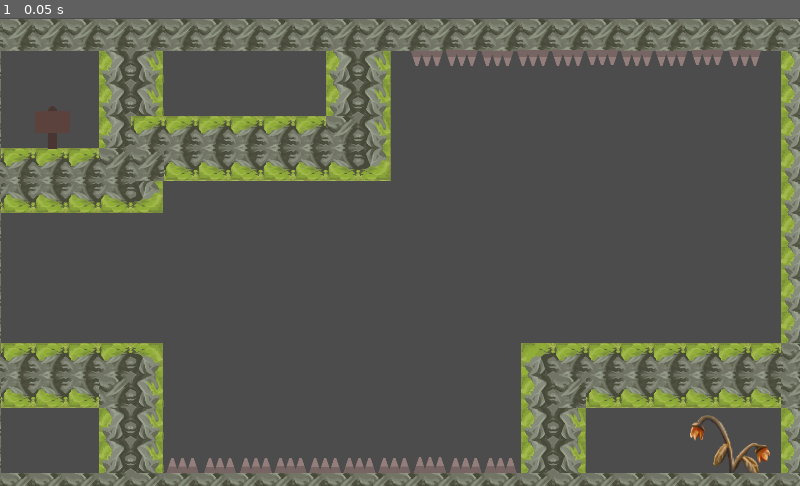
Above: before the commit, frame 1.
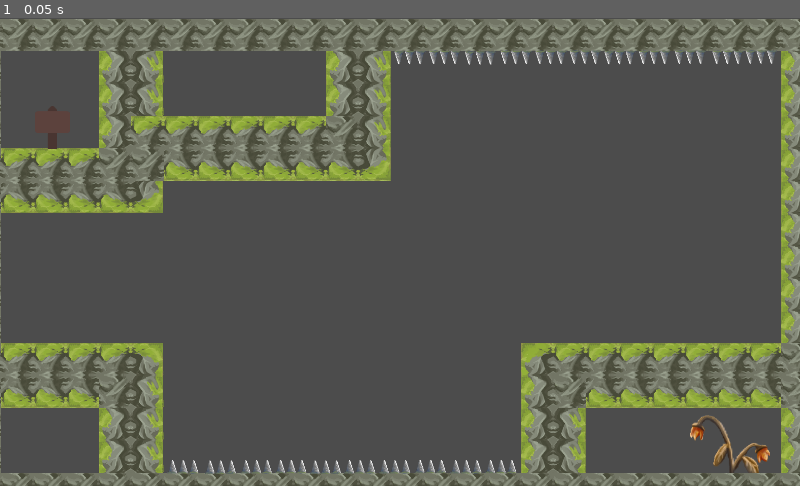
Above: after the commit, the same moment.

Repository: onsetsu/GameJam6
Game: Godot game, scene res://Scenes/Level5.tscn
The game is run twice, just before and just after one commit, with the same random seed, the same clock (stepped at 60 frames per second) and the same inputs. This scene is started directly instead of the project's main scene.
Inputs:
- Up to frame 1 (0.05 s): no input

The runs differ from the first frame. In frame 1, 1.8% of the frame differs, in the area x 20-97%, y 6-98%.

Commit message:
jb

Diff:
--- a/GameOneButton/Scenes/Area2D.tscn
+++ b/GameOneButton/Scenes/Area2D.tscn
@@ -1,14 +1,16 @@
 [gd_scene load_steps=3 format=2]
 
 [ext_resource path="res://Scripts/Area2D.gd" type="Script" id=1]
-[ext_resource path="res://Sprites/abstract-platformer-370-assets/PNG/Other/spikesHigh.png" type="Texture" id=2]
+[ext_resource path="res://Sprites/OneButtonSprites/tiles/spikesMetal.png" type="Texture" id=2]
 
 [node name="Area2D" type="Area2D"]
 position = Vector2( 3.48376, 691.176 )
+scale = Vector2( 1.2, 1.6 )
 script = ExtResource( 1 )
 
 [node name="CollisionPolygon2D" type="CollisionPolygon2D" parent="."]
-polygon = PoolVector2Array( -31.2913, 14.6439, -21.7887, -14.7277, -17.2965, -14.555, -10.04, 6.86908, -2.09235, -14.0366, 1.70869, -14.0366, 9.8291, 7.04186, 17.4312, -14.3822, 21.7505, -14.555, 30.9076, 14.2984 )
+position = Vector2( -0.827427, 16.0757 )
+polygon = PoolVector2Array( -31.2913, 14.6439, -22.1078, -10.1782, -19.6255, -10.5328, -10.6273, 13.1013, -0.712825, -10.2963, 1.41485, -10.6509, 11.2258, 14.6447, 19.9729, -11.0056, 22.4552, -10.7692, 30.9076, 14.2984, -10.6273, 14.245 )
 
 [node name="Sprite" type="Sprite" parent="."]
 texture = ExtResource( 2 )
--- a/GameOneButton/Scenes/Level2.tscn
+++ b/GameOneButton/Scenes/Level2.tscn
@@ -314,4 +314,4 @@
 position = Vector2( 143.085, 556.414 )
 
 [node name="Area2D" parent="." instance=ExtResource( 5 )]
-position = Vector2( 582.745, 568.338 )
+position = Vector2( 585.931, 546.834 )
--- a/GameOneButton/Scenes/Level4.tscn
+++ b/GameOneButton/Scenes/Level4.tscn
@@ -34,6 +34,30 @@
 points = PoolVector2Array( 0, 0, 64, 0, 64, 64, 0, 64 )
 
 [sub_resource type="ConvexPolygonShape2D" id=10]
+points = PoolVector2Array( 0, 0, 64, 0, 64, 64, 0, 64 )
+
+[sub_resource type="ConvexPolygonShape2D" id=18]
+points = PoolVector2Array( 0, 0, 64, 0, 64, 64, 0, 64 )
+
+[sub_resource type="ConvexPolygonShape2D" id=19]
+points = PoolVector2Array( 0, 0, 64, 0, 64, 64, 0, 64 )
+
+[sub_resource type="ConvexPolygonShape2D" id=20]
+points = PoolVector2Array( 0, 0, 64, 0, 64, 64, 0, 64 )
+
+[sub_resource type="ConvexPolygonShape2D" id=21]
+points = PoolVector2Array( 0, 0, 64, 0, 64, 64, 0, 64 )
+
+[sub_resource type="ConvexPolygonShape2D" id=22]
+points = PoolVector2Array( 0, 0, 64, 0, 64, 64, 0, 64 )
+
+[sub_resource type="ConvexPolygonShape2D" id=23]
+points = PoolVector2Array( 0, 0, 64, 0, 64, 64, 0, 64 )
+
+[sub_resource type="ConvexPolygonShape2D" id=24]
+points = PoolVector2Array( 0, 0, 64, 0, 64, 64, 0, 64 )
+
+[sub_resource type="ConvexPolygonShape2D" id=25]
 points = PoolVector2Array( 0, 0, 64, 0, 64, 64, 0, 64 )
 
 [sub_resource type="ConvexPolygonShape2D" id=11]
@@ -375,7 +399,13 @@
 25/tile_mode = 0
 25/occluder_offset = Vector2( 0, 0 )
 25/navigation_offset = Vector2( 0, 0 )
-25/shapes = [  ]
+25/shapes = [ {
+"autotile_coord": Vector2( 0, 0 ),
+"one_way": false,
+"one_way_margin": 1.0,
+"shape": SubResource( 18 ),
+"shape_transform": Transform2D( 1, 0, 0, 1, 0, 0 )
+} ]
 25/z_index = 0
 26/name = "tilesheet_complete.png 26"
 26/texture = ExtResource( 2 )
@@ -385,7 +415,13 @@
 26/tile_mode = 0
 26/occluder_offset = Vector2( 0, 0 )
 26/navigation_offset = Vector2( 0, 0 )
-26/shapes = [  ]
+26/shapes = [ {
+"autotile_coord": Vector2( 0, 0 ),
+"one_way": false,
+"one_way_margin": 1.0,
+"shape": SubResource( 19 ),
+"shape_transform": Transform2D( 1, 0, 0, 1, 0, 0 )
+} ]
 26/z_index = 0
 27/name = "tilesheet_complete.png 27"
 27/texture = ExtResource( 2 )
@@ -395,7 +431,13 @@
 27/tile_mode = 0
 27/occluder_offset = Vector2( 0, 0 )
 27/navigation_offset = Vector2( 0, 0 )
-27/shapes = [  ]
+27/shapes = [ {
+"autotile_coord": Vector2( 0, 0 ),
+"one_way": false,
+"one_way_margin": 1.0,
+"shape": SubResource( 20 ),
+"shape_transform": Transform2D( 1, 0, 0, 1, 0, 0 )
+} ]
 27/z_index = 0
 28/name = "tilesheet_complete.png 28"
 28/texture = ExtResource( 2 )
@@ -405,7 +447,13 @@
 28/tile_mode = 0
 28/occluder_offset = Vector2( 0, 0 )
 28/navigation_offset = Vector2( 0, 0 )
-28/shapes = [  ]
+28/shapes = [ {
+"autotile_coord": Vector2( 0, 0 ),
+"one_way": false,
+"one_way_margin": 1.0,
+"shape": SubResource( 21 ),
+"shape_transform": Transform2D( 1, 0, 0, 1, 0, 0 )
+} ]
 28/z_index = 0
 29/name = "tilesheet_complete.png 29"
 29/texture = ExtResource( 2 )
@@ -425,7 +473,13 @@
 30/tile_mode = 0
 30/occluder_offset = Vector2( 0, 0 )
 30/navigation_offset = Vector2( 0, 0 )
-30/shapes = [  ]
+30/shapes = [ {
+"autotile_coord": Vector2( 0, 0 ),
+"one_way": false,
+"one_way_margin": 1.0,
+"shape": SubResource( 22 ),
+"shape_transform": Transform2D( 1, 0, 0, 1, 0, 0 )
+} ]
 30/z_index = 0
 31/name = "tilesheet_complete.png 31"
 31/texture = ExtResource( 2 )
@@ -435,7 +489,13 @@
 31/tile_mode = 0
 31/occluder_offset = Vector2( 0, 0 )
 31/navigation_offset = Vector2( 0, 0 )
-31/shapes = [  ]
+31/shapes = [ {
+"autotile_coord": Vector2( 0, 0 ),
+"one_way": false,
+"one_way_margin": 1.0,
+"shape": SubResource( 23 ),
+"shape_transform": Transform2D( 1, 0, 0, 1, 0, 0 )
+} ]
 31/z_index = 0
 32/name = "tilesheet_complete.png 32"
 32/texture = ExtResource( 2 )
@@ -445,7 +505,13 @@
 32/tile_mode = 0
 32/occluder_offset = Vector2( 0, 0 )
 32/navigation_offset = Vector2( 0, 0 )
-32/shapes = [  ]
+32/shapes = [ {
+"autotile_coord": Vector2( 0, 0 ),
+"one_way": false,
+"one_way_margin": 1.0,
+"shape": SubResource( 24 ),
+"shape_transform": Transform2D( 1, 0, 0, 1, 0, 0 )
+} ]
 32/z_index = 0
 33/name = "tilesheet_complete.png 33"
 33/texture = ExtResource( 2 )
@@ -455,7 +521,13 @@
 33/tile_mode = 0
 33/occluder_offset = Vector2( 0, 0 )
 33/navigation_offset = Vector2( 0, 0 )
-33/shapes = [  ]
+33/shapes = [ {
+"autotile_coord": Vector2( 0, 0 ),
+"one_way": false,
+"one_way_margin": 1.0,
+"shape": SubResource( 25 ),
+"shape_transform": Transform2D( 1, 0, 0, 1, 0, 0 )
+} ]
 33/z_index = 0
 34/name = "tilesheet_complete.png 34"
 34/texture = ExtResource( 2 )
--- a/GameOneButton/Scenes/Level5.tscn
+++ b/GameOneButton/Scenes/Level5.tscn
@@ -523,6 +523,7 @@
 
 [node name="Node2D" type="Node2D" parent="."]
 editor/display_folded = true
+position = Vector2( 1.25143, -10.0116 )
 
 [node name="Area2D" parent="Node2D" instance=ExtResource( 5 )]
 position = Vector2( 371.894, 573.397 )
@@ -565,14 +566,17 @@
 scale = Vector2( 0.65, 0.65 )
 
 [node name="Node2D2" type="Node2D" parent="."]
-editor/display_folded = true
-position = Vector2( 1187.11, 625.153 )
+position = Vector2( 1164.58, 635.999 )
 rotation = -15.708
 
 [node name="Area2D" parent="Node2D2" instance=ExtResource( 5 )]
 position = Vector2( 371.894, 573.397 )
 scale = Vector2( 0.65, 0.65 )
 
+[node name="Area2D11" parent="Node2D2" instance=ExtResource( 5 )]
+position = Vector2( 190.85, 574.225 )
+scale = Vector2( 0.65, 0.65 )
+
 [node name="Area2D2" parent="Node2D2" instance=ExtResource( 5 )]
 position = Vector2( 327.608, 573.735 )
 scale = Vector2( 0.65, 0.65 )
Not shown: 1 places in GameOneButton/Scenes/Level4.tscn that only renumber resources
